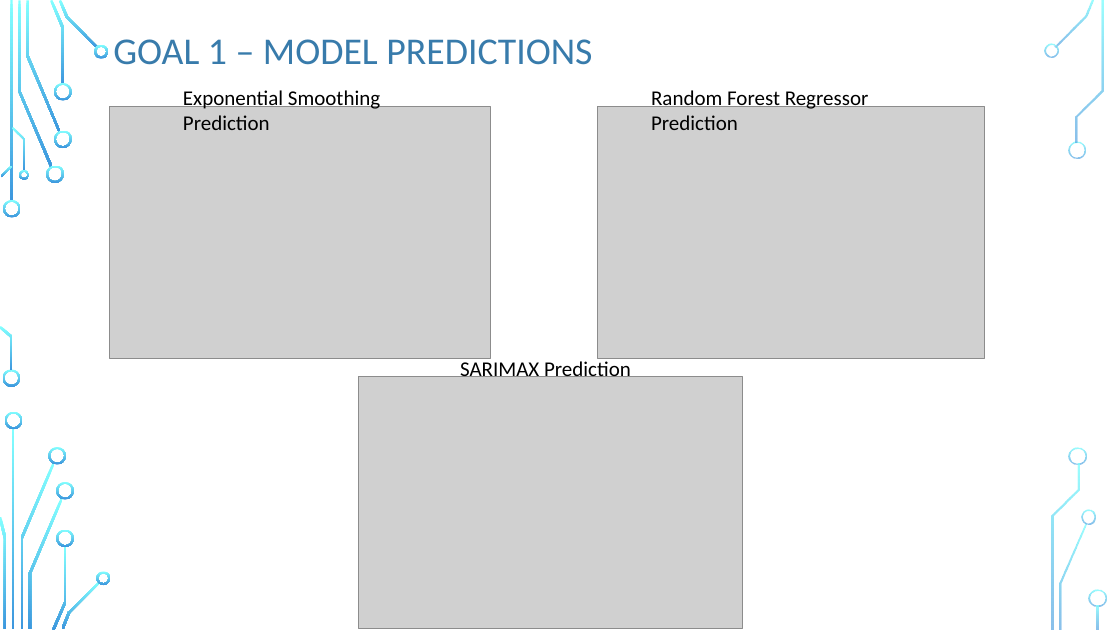
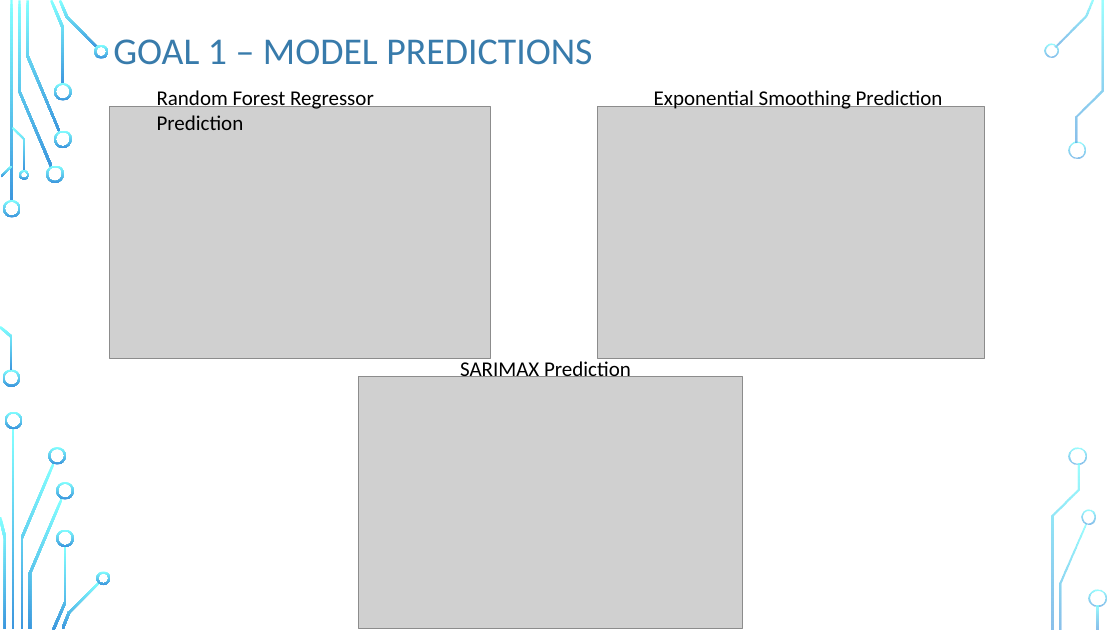
Before and after one commit to SindhuDataScience/ThinkfulExercises, a slide deck: slide 11 of Final Capstone/Is climate change a myth.pptx. Drawn at 1120x630 pixels with LibreOffice and Linux fonts; fonts in the diff are those of the drawing; grey boxes stand for pictures; background and template pictures are left out. Boxes give left, top, right and bottom in pixels: in the first picture for what was removed or moved away, otherwise in the second. Text is boxed around its words. In the diff, an @@ line names an element or a change of style, - is before the commit and + after.

Commit message:
ppt revised

```diff
--- a/Final Capstone/Is climate change a myth.pptx
+++ b/Final Capstone/Is climate change a myth.pptx
@@ text at (157, 90, 374, 130): text changed @@
-Exponential Smoothing Prediction
+Random Forest Regressor Prediction
@@ text at (654, 90, 943, 111): text changed @@
-Random Forest Regressor Prediction
+Exponential Smoothing Prediction
```
Also in this commit, not shown: 1 other file.
